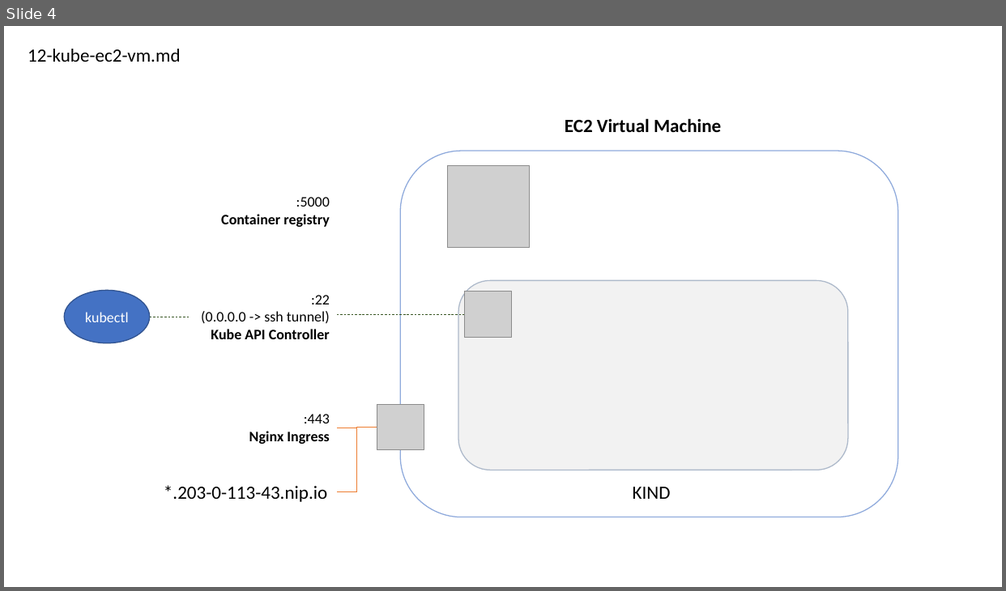
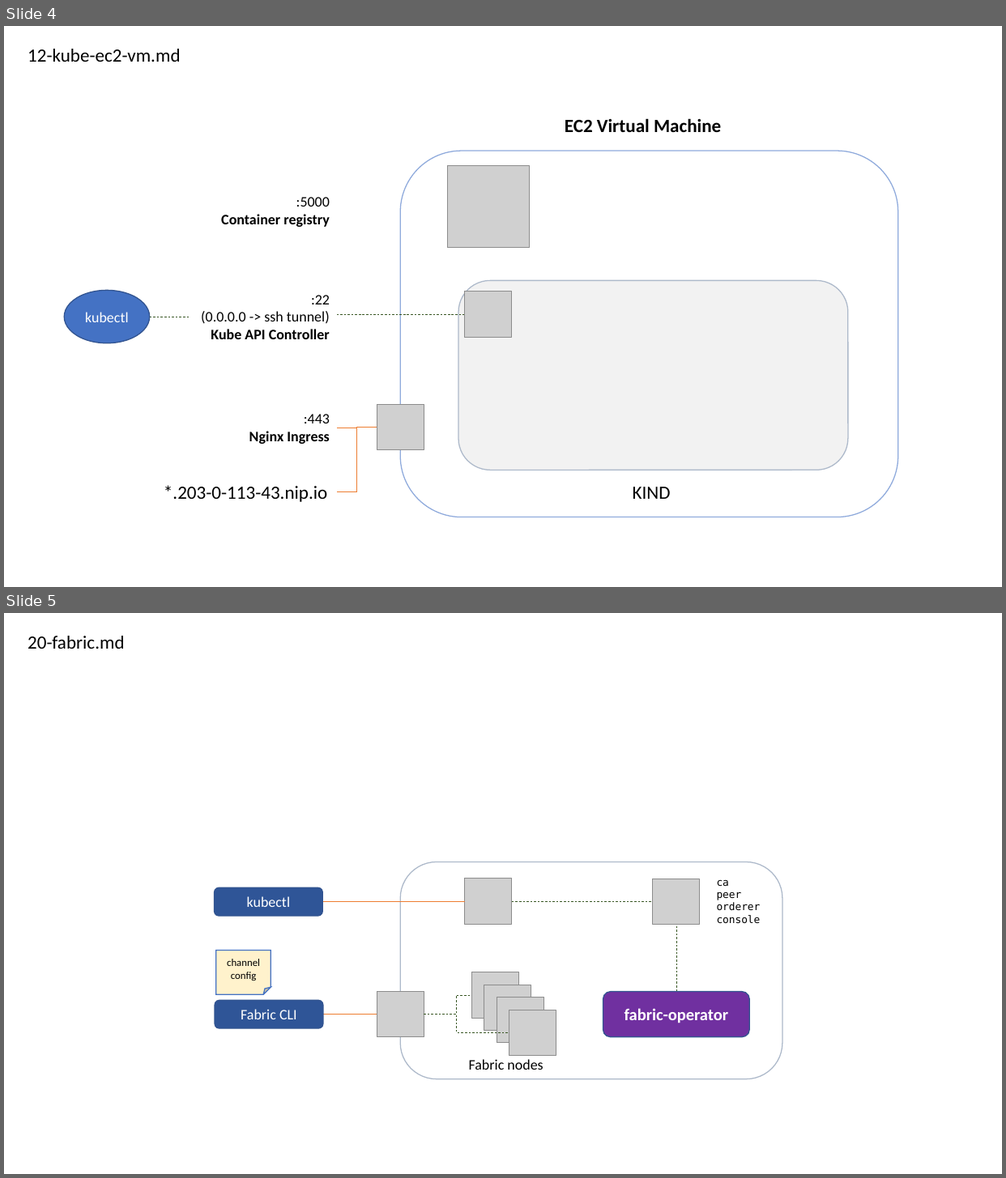
Before and after one commit to hyperledgendary/full-stack-asset-transfer-guide, a slide deck: docs/images/CloudReady.pptx. Shown one above the other, each under a label of ours: slide 4 before the commit, slides 4 and 5 after it. The pictures are 1006x591 and 1006x1178 pixels, drawn with LibreOffice and Linux fonts; fonts in the diff are those of the drawing; grey boxes stand for pictures. Boxes give left, top, right and bottom in pixels: in the first picture for what was removed or moved away, otherwise in the second. Text is boxed around its words. In the diff, an @@ line names an element or a change of style, - is before the commit and + after.

Commit message:
Add a figure and better guide for fabric configuration (both kubectl and Ansible)

```diff
--- a/docs/images/CloudReady.pptx
+++ b/docs/images/CloudReady.pptx
@@ slide 5 added at bbox=[4, 613, 1002, 1174], background #FFFFFF @@
@@ text added at bbox=[27, 636, 124, 649], 18 pt, text #000000 @@
+20-fabric.md
@@ rounded rectangle added at bbox=[401, 862, 782, 1080], outline #ADB9CA 1 pt @@
@@ picture added at bbox=[465, 879, 513, 924] @@
@@ picture added at bbox=[653, 879, 701, 925] @@
@@ rounded rectangle added at bbox=[215, 888, 323, 916], fill #2F5597, outline #325491 1 pt, 14 pt, text #FFFFFF @@
+kubectl
@@ elbow line added from (323, 902) to (465, 901), #ED7D31 0.5 pt @@
@@ elbow line added from (512, 901) to (676, 992), #385723 0.5 pt dashed @@
@@ text added at bbox=[717, 880, 761, 923], 10 pt, text #000000 @@
+ca
+peer
+orderer
+console
@@ folded corner added at bbox=[216, 951, 270, 995], fill #FFF2CC, outline #4472C4 1 pt, 10 pt, text #000000 @@
+channel config
@@ picture added at bbox=[472, 973, 519, 1018] @@
@@ rounded rectangle added at bbox=[215, 1001, 323, 1029], fill #2F5597, outline #325491 1 pt, 14 pt, text #FFFFFF @@
+Fabric CLI
@@ picture added at bbox=[377, 992, 424, 1037] @@
@@ elbow line added from (424, 1014) to (472, 995), #385723 0.5 pt dashed @@
@@ picture added at bbox=[484, 985, 531, 1031] @@
@@ picture added at bbox=[496, 998, 543, 1043] @@
@@ rounded rectangle added at bbox=[603, 992, 750, 1037], fill #7030A0, outline #325491 1 pt, 16 pt, text #FFFFFF, bold @@
+fabric-operator
@@ elbow line added from (323, 1014) to (377, 1014), #ED7D31 0.5 pt @@
@@ elbow line added from (424, 1014) to (509, 1033), #385723 0.5 pt dashed @@
@@ picture added at bbox=[509, 1010, 556, 1055] @@
@@ text added at bbox=[469, 1059, 543, 1070], 14 pt, text #000000 @@
+Fabric nodes
```
Also in this commit, not shown: 4 other files.
